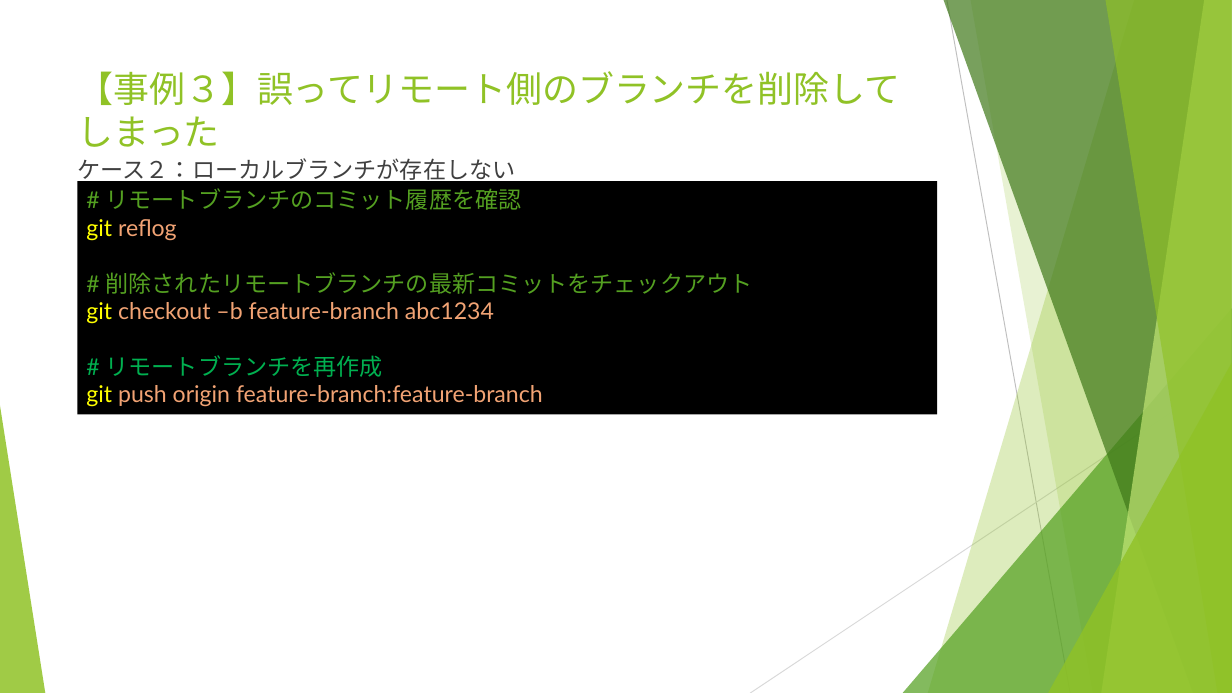
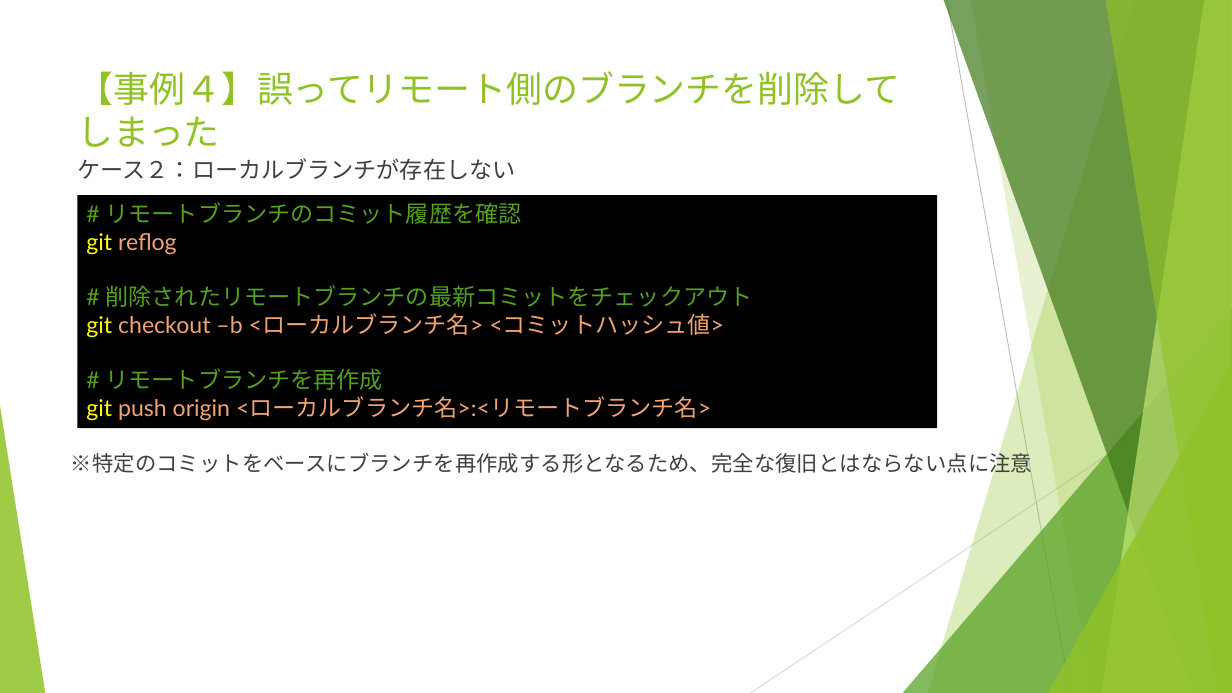
Before and after one commit to yusuke8655/git-trouble-shooting, a slide deck: slide 18 of Gitトラブルシューティング.pptx (slide 14 before the commit). Drawn at 1232x693 pixels with LibreOffice and Linux fonts; fonts in the diff are those of the drawing. Boxes give left, top, right and bottom in pixels: in the first picture for what was removed or moved away, otherwise in the second. Text is boxed around its words. In the diff, an @@ line names an element or a change of style, - is before the commit and + after.

```diff
--- a/Gitトラブルシューティング.pptx
+++ b/Gitトラブルシューティング.pptx
@@ title at (x1=78, y1=71, x2=900, y2=147): text changed @@
-【事例３】誤ってリモート側のブランチを削除してしまった
+【事例４】誤ってリモート側のブランチを削除してしまった
@@ rectangle "# リモートブランチのコミット履歴を確認" moved from (x1=78, y1=181, x2=938, y2=414) to (x1=78, y1=195, x2=938, y2=428) @@
@@ text in rectangle at (x1=86, y1=313, x2=724, y2=338): text changed @@
-git checkout –b feature-branch abc1234
+git checkout –b <ローカルブランチ名> <コミットハッシュ値>
@@ text in rectangle at (x1=106, y1=368, x2=383, y2=390): text colour #00B050 to #54A021 in "# リモートブランチを再作成" @@
@@ text in rectangle at (x1=86, y1=396, x2=711, y2=421): text changed @@
-git push origin feature-branch:feature-branch
+git push origin <ローカルブランチ名>:<リモートブランチ名>
@@ text added at (x1=71, y1=450, x2=1032, y2=477), 16.6 pt, text #404040 @@
+※特定のコミットをベースにブランチを再作成する形となるため、完全な復旧とはならない点に注意
```
Also in this commit, not shown: 13 other slides changed, 5 slides added.
